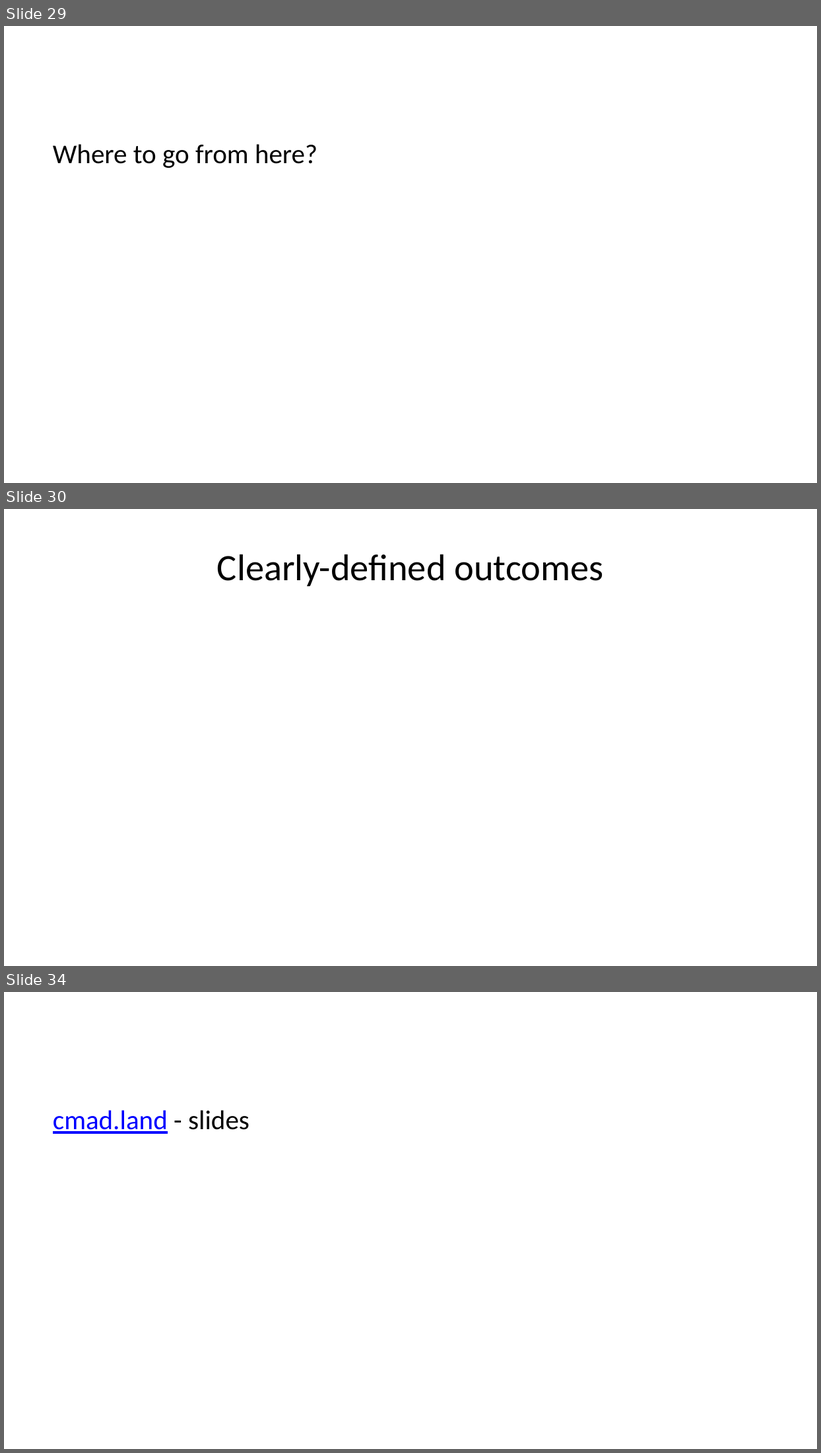
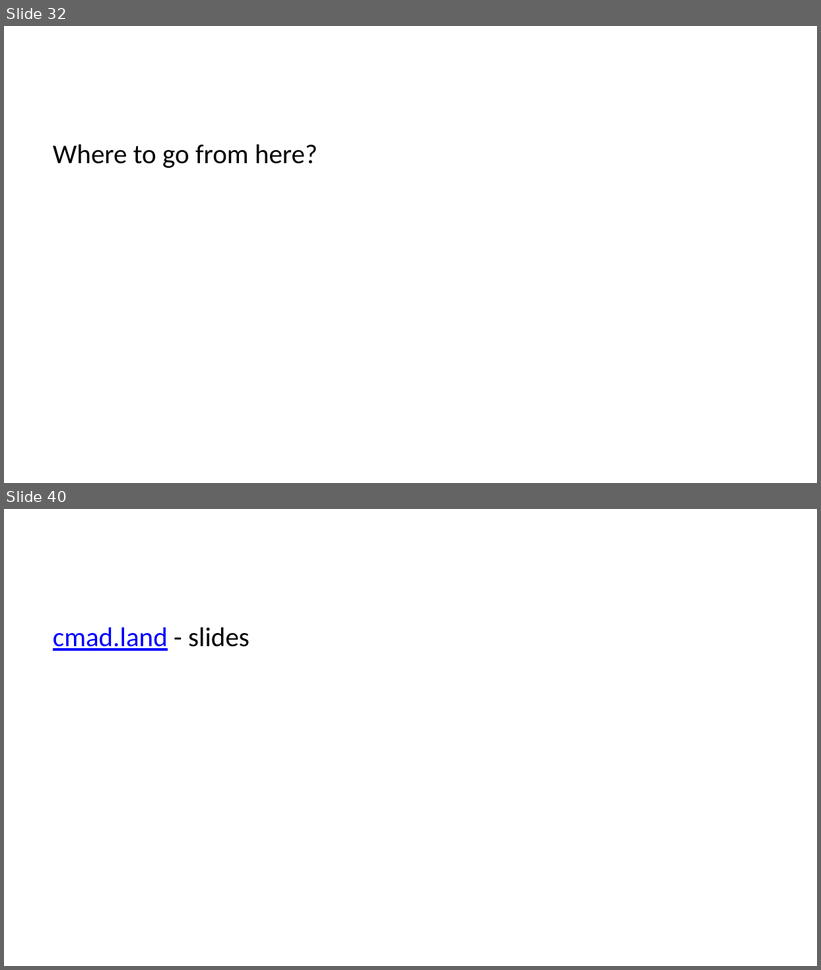
Before and after one commit to cmadland/slides, a slide deck: docs/posts/fpl-assessment/index.pptx. Shown one above the other, each under a label of ours: slides 29, 30 and 34 before the commit, slides 32 and 40 after it; the slides between them are not shown. The pictures are 821x1453 and 821x970 pixels, drawn with LibreOffice and Linux fonts; fonts in the diff are those of the drawing. Boxes give left, top, right and bottom in pixels: in the first picture for what was removed or moved away, otherwise in the second. Text is boxed around its words. In the diff, an @@ line names an element or a change of style, - is before the commit and + after.

```diff
--- a/docs/posts/fpl-assessment/index.pptx
+++ b/docs/posts/fpl-assessment/index.pptx
@@ slide 30 removed at <box>4,509,817,966</box>, background #FFFFFF @@
@@ title removed at <box>217,554,603,586</box> @@
-Clearly-defined outcomes
@@ what was slide 29 is now slide 32 @@
@@ what was slide 34 is now slide 40 @@
```
Also in this commit, not shown: 9 slides changed, 7 slides added, 13 other files.
